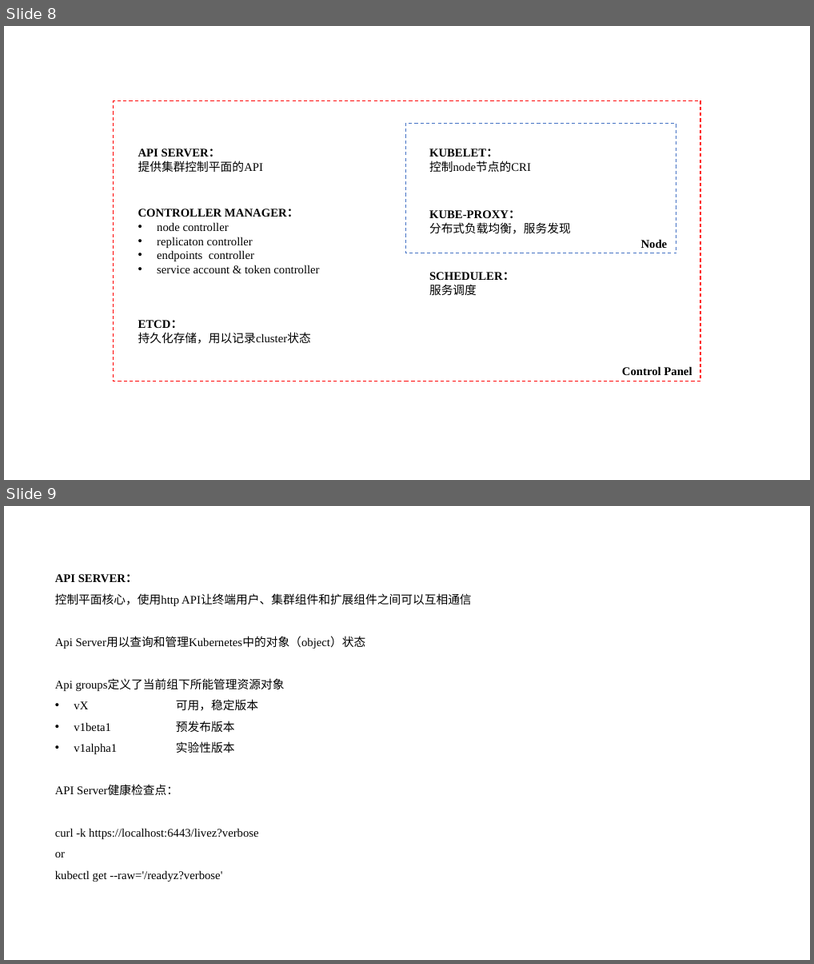
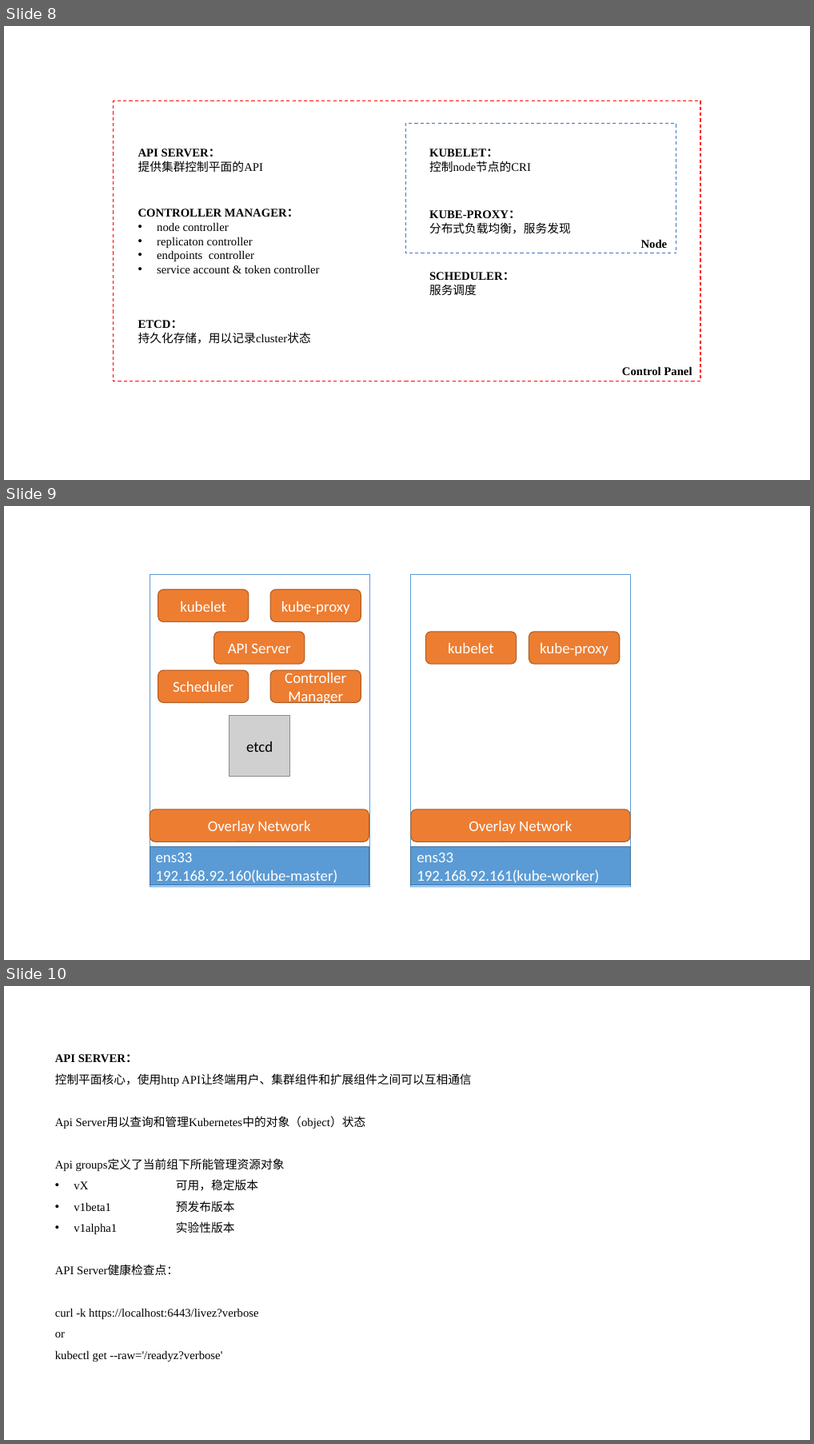
Before and after one commit to nutionMedivn/Kubernetes-training-camp, a slide deck: 基础/008-鸟瞰kubernetes.pptx. Shown one above the other, each under a label of ours: slides 8 and 9 before the commit, slides 8, 9 and 10 after it. The pictures are 814x964 and 814x1444 pixels, drawn with LibreOffice and Linux fonts; fonts in the diff are those of the drawing; grey boxes stand for pictures. Boxes give left, top, right and bottom in pixels: in the first picture for what was removed or moved away, otherwise in the second. Text is boxed around its words. In the diff, an @@ line names an element or a change of style, - is before the commit and + after.

```diff
--- a/基础/008-鸟瞰kubernetes.pptx
+++ b/基础/008-鸟瞰kubernetes.pptx
@@ slide 9 added at (4,506,810,960), background #FFFFFF @@
@@ rectangle added at (150,574,370,887), fill #FFFFFF, outline #5B9BD5 1 pt @@
@@ rectangle added at (411,574,631,887), fill #FFFFFF, outline #5B9BD5 1 pt @@
@@ rounded rectangle added at (158,589,249,621), fill #ED7D31, outline #AF5C24 1 pt, 18 pt, text #FFFFFF @@
+kubelet
@@ rounded rectangle added at (270,589,362,621), fill #ED7D31, outline #AF5C24 1 pt, 18 pt, text #FFFFFF @@
+kube-proxy
@@ rounded rectangle added at (214,632,305,664), fill #ED7D31, outline #AF5C24 1 pt, 18 pt, text #FFFFFF @@
+API Server
@@ rounded rectangle added at (426,632,516,664), fill #ED7D31, outline #AF5C24 1 pt, 18 pt, text #FFFFFF @@
+kubelet
@@ rounded rectangle added at (529,632,620,664), fill #ED7D31, outline #AF5C24 1 pt, 18 pt, text #FFFFFF @@
+kube-proxy
@@ rounded rectangle added at (158,670,249,702), fill #ED7D31, outline #AF5C24 1 pt, 18 pt, text #FFFFFF @@
+Scheduler
@@ rounded rectangle added at (270,670,362,702), fill #ED7D31, outline #AF5C24 1 pt, 18 pt, text #FFFFFF @@
+Controller
+Manager
@@ picture added at (230,716,290,776) @@
@@ text added at (246,741,273,752), 18 pt, text #000000 @@
+etcd
@@ rounded rectangle added at (150,809,370,841), fill #ED7D31, outline #AF5C24 1 pt, 18 pt, text #FFFFFF @@
+Overlay Network
@@ rounded rectangle added at (411,809,630,841), fill #ED7D31, outline #AF5C24 1 pt, 18 pt, text #FFFFFF @@
+Overlay Network
@@ rectangle added at (150,846,370,884), fill #5B9BD5, outline #43739E 1 pt, 18 pt, text #FFFFFF @@
+ens33
+192.168.92.160(kube-master)
@@ rectangle added at (411,846,630,884), fill #5B9BD5, outline #43739E 1 pt, 18 pt, text #FFFFFF @@
+ens33
+192.168.92.161(kube-worker)
@@ what was slide 9 is now slide 10 @@
```
Also in this commit, not shown: 5 other slides added.
